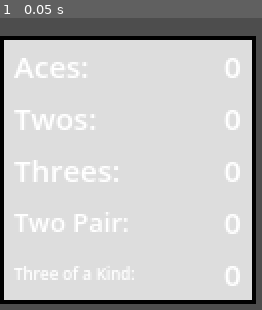
Above: before the commit, frame 1.
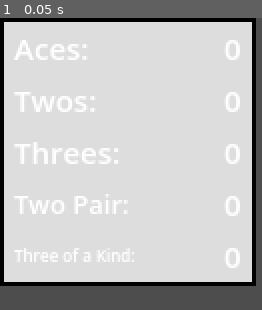
Above: after the commit, the same moment.

Repository: xander6424/DICESIRAE
Game: Godot game, scene res://scenes/scorecard.tscn
Two runs of this game, one before a commit and one after it. Both use one fixed random seed, a clock stepped at 60 frames per second and the inputs below. This scene is started directly instead of the project's main scene.
Inputs:
- Up to frame 1 (0.05 s): no input

The runs differ from the first frame. In frame 1, 21% of the frame differs, in the area x 0-98%, y 0-98%.

Commit message:
Scorecard Size & Fill
Fixed a whitespace & fill related issue with the scorecard.

Diff:
--- a/scenes/scorecard.tscn
+++ b/scenes/scorecard.tscn
@@ -17,13 +17,15 @@
 grow_vertical = 2
 
 [node name="PanelContainer" type="PanelContainer" parent="." unique_id=1914653162]
+custom_minimum_size = Vector2(125, 0)
 layout_mode = 1
 anchors_preset = -1
 anchor_top = 0.05
 anchor_right = 0.4
 anchor_bottom = 0.794
-offset_top = 7.0
-offset_bottom = -6.919998
+offset_top = -9.0
+offset_bottom = -8.919998
+grow_horizontal = 2
 grow_vertical = 2
 theme_override_styles/panel = SubResource("StyleBoxFlat_3ufj2")
 
@@ -39,6 +41,7 @@
 
 [node name="HCategoryContainer" type="HBoxContainer" parent="PanelContainer/MarginContainer/VCategoryContainer" unique_id=375467602]
 layout_mode = 2
+size_flags_vertical = 3
 
 [node name="Label" type="Label" parent="PanelContainer/MarginContainer/VCategoryContainer/HCategoryContainer" unique_id=1286817898]
 layout_mode = 2
@@ -48,7 +51,7 @@
 
 [node name="Score" type="Label" parent="PanelContainer/MarginContainer/VCategoryContainer/HCategoryContainer" unique_id=1417191481]
 layout_mode = 2
-size_flags_horizontal = 10
+size_flags_horizontal = 3
 theme_override_font_sizes/font_size = 15
 text = "0"
 horizontal_alignment = 2
@@ -64,7 +67,7 @@
 
 [node name="Score" type="Label" parent="PanelContainer/MarginContainer/VCategoryContainer/HCategoryContainer2" unique_id=2104456316]
 layout_mode = 2
-size_flags_horizontal = 10
+size_flags_horizontal = 3
 theme_override_font_sizes/font_size = 15
 text = "0"
 horizontal_alignment = 2
@@ -80,7 +83,7 @@
 
 [node name="Score" type="Label" parent="PanelContainer/MarginContainer/VCategoryContainer/HCategoryContainer3" unique_id=649307882]
 layout_mode = 2
-size_flags_horizontal = 10
+size_flags_horizontal = 3
 theme_override_font_sizes/font_size = 15
 text = "0"
 horizontal_alignment = 2
@@ -96,7 +99,7 @@
 
 [node name="Score" type="Label" parent="PanelContainer/MarginContainer/VCategoryContainer/HCategoryContainer4" unique_id=1589129638]
 layout_mode = 2
-size_flags_horizontal = 10
+size_flags_horizontal = 3
 theme_override_font_sizes/font_size = 15
 text = "0"
 horizontal_alignment = 2
@@ -112,7 +115,7 @@
 
 [node name="Score" type="Label" parent="PanelContainer/MarginContainer/VCategoryContainer/HCategoryContainer5" unique_id=814175496]
 layout_mode = 2
-size_flags_horizontal = 10
+size_flags_horizontal = 3
 theme_override_font_sizes/font_size = 15
 text = "0"
 horizontal_alignment = 2
